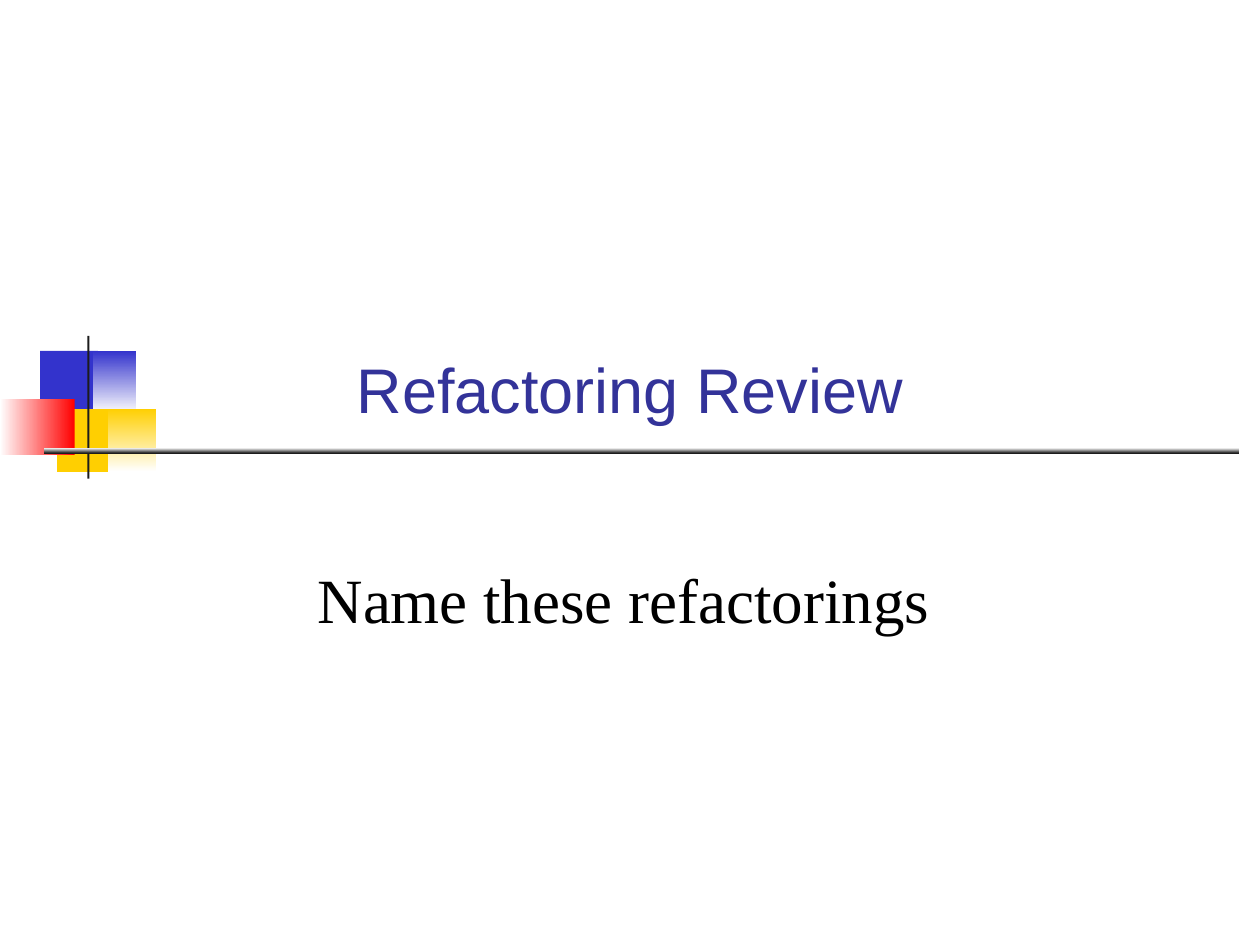
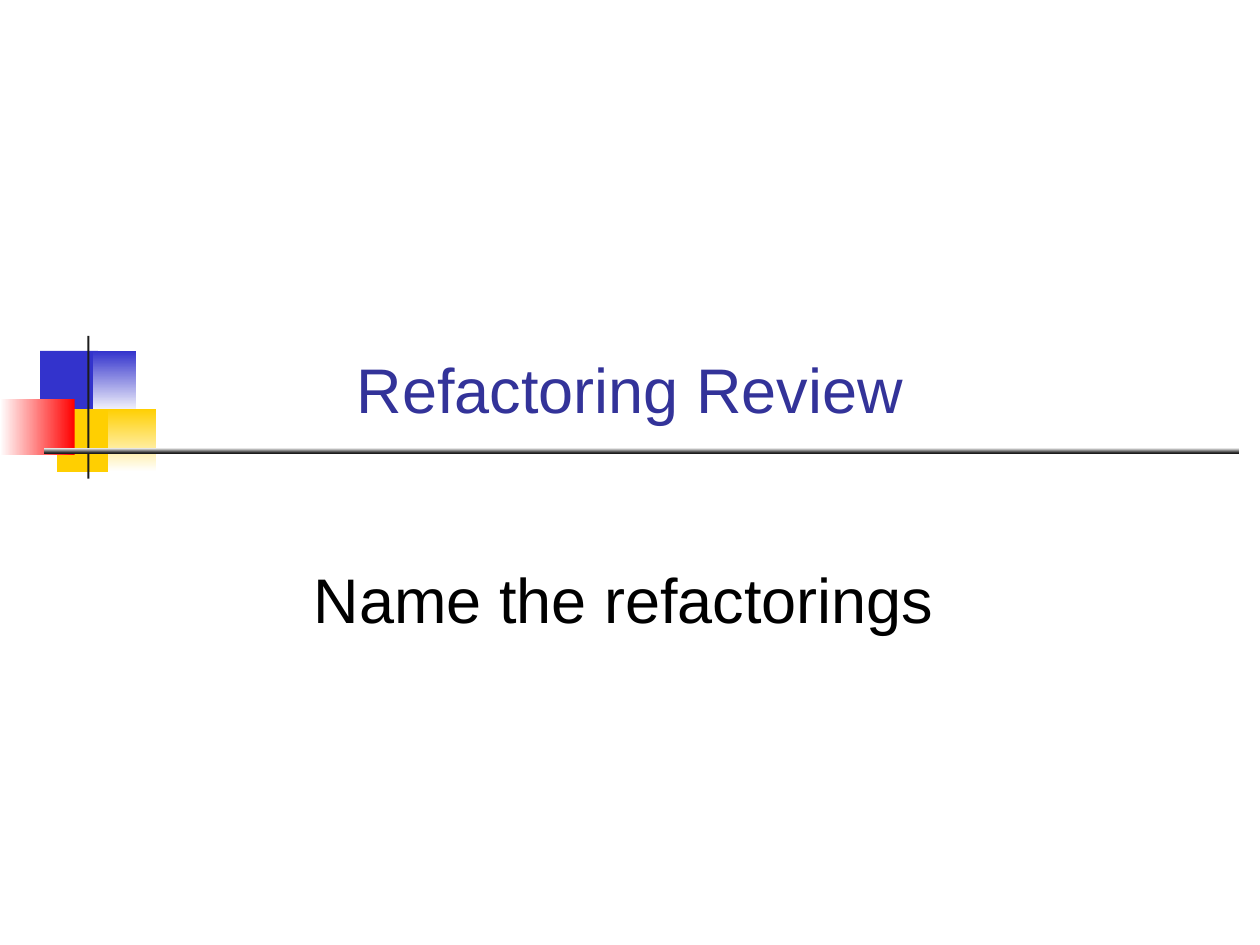
Before and after one commit to cpske/ISP, a slide deck: slide 1 of refactoring/Refactoring-Review.odp. Drawn at 1260x945 pixels with LibreOffice and Linux fonts; fonts in the diff are those of the drawing. Boxes give left, top, right and bottom in pixels: in the first picture for what was removed or moved away, otherwise in the second. Text is boxed around its words. In the diff, an @@ line names an element or a change of style, - is before the commit and + after.

Commit message:
revise refactoring review

```diff
--- a/refactoring/Refactoring-Review.odp
+++ b/refactoring/Refactoring-Review.odp
@@ text at (314, 577, 933, 635): text changed; font Times New Roman to Arial @@
-Name these refactorings
+Name the refactorings
```
Also in this commit, not shown: 14 other slides changed, 2 slides added, 2 other files.
